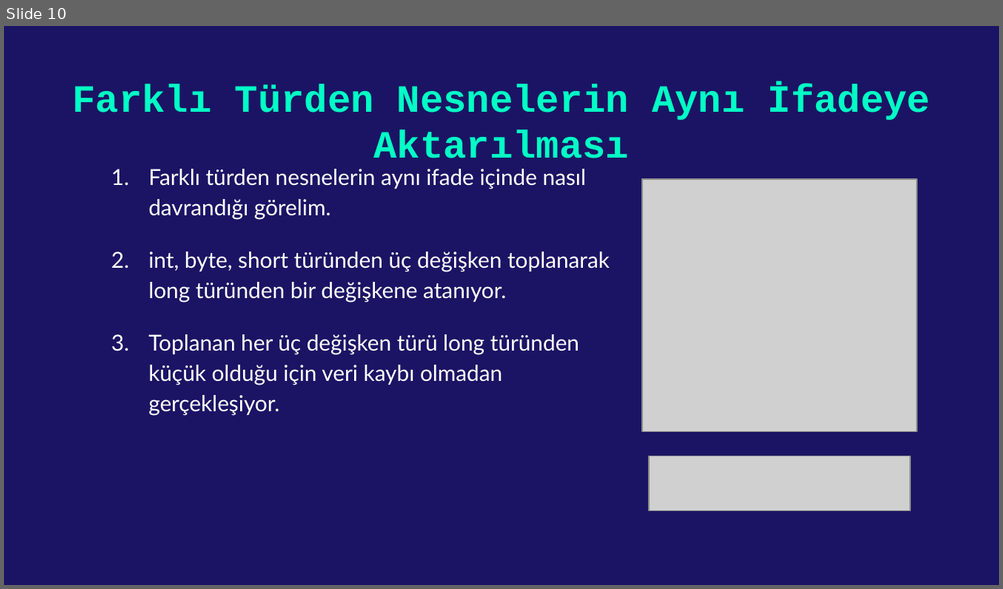
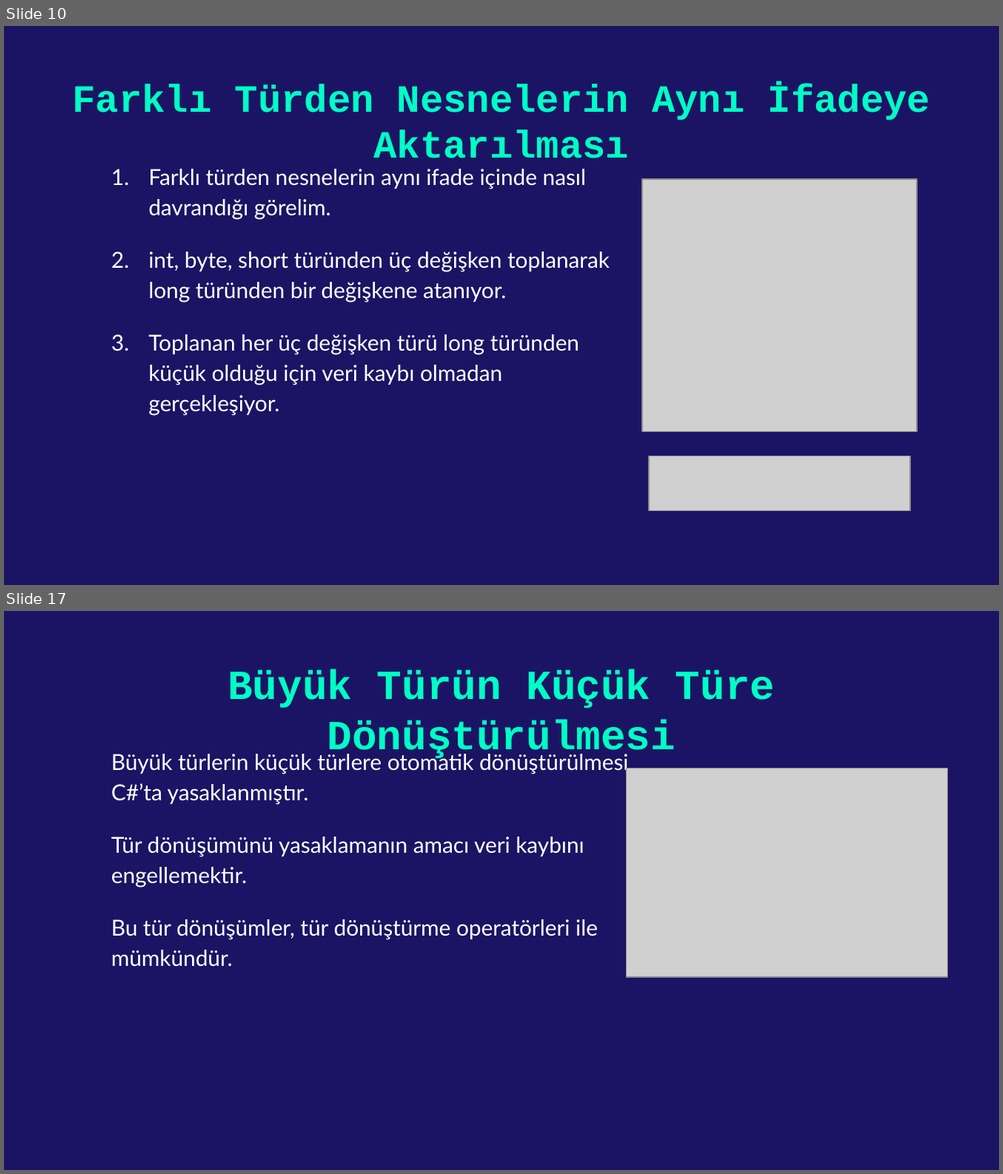
Before and after one commit to kadirdemir/C-Sharp-2022, a slide deck: Tür Dönüşümü.pptx. Shown one above the other, each under a label of ours: slide 10 before the commit, slides 10 and 17 after it; the slides between them are not shown. The pictures are 1003x589 and 1003x1174 pixels, drawn with LibreOffice and Linux fonts; fonts in the diff are those of the drawing; grey boxes stand for pictures. Boxes give left, top, right and bottom in pixels: in the first picture for what was removed or moved away, otherwise in the second. Text is boxed around its words. In the diff, an @@ line names an element or a change of style, - is before the commit and + after.

Commit message:
Tür Dönüşümü sunumu güncellendi

```diff
--- a/Tür Dönüşümü.pptx
+++ b/Tür Dönüşümü.pptx
@@ slide 17 added at <box>4,611,999,1170</box>, background #1B1464 @@
@@ title added at <box>227,669,774,760</box>, 30 pt, text #00FFC5, bold @@
+Büyük Türün Küçük Türe Dönüştürülmesi
@@ text added at <box>111,751,629,967</box>, 16 pt, text #FFFFFF @@
+Büyük türlerin küçük türlere otomatik dönüştürülmesi C#’ta yasaklanmıştır.
+Tür dönüşümünü yasaklamanın amacı veri kaybını engellemektir.
+Bu tür dönüşümler, tür dönüştürme operatörleri ile mümkündür.
@@ picture added at <box>626,768,948,977</box> @@
```
Also in this commit, not shown: 4 slides changed, 26 other slides added.
